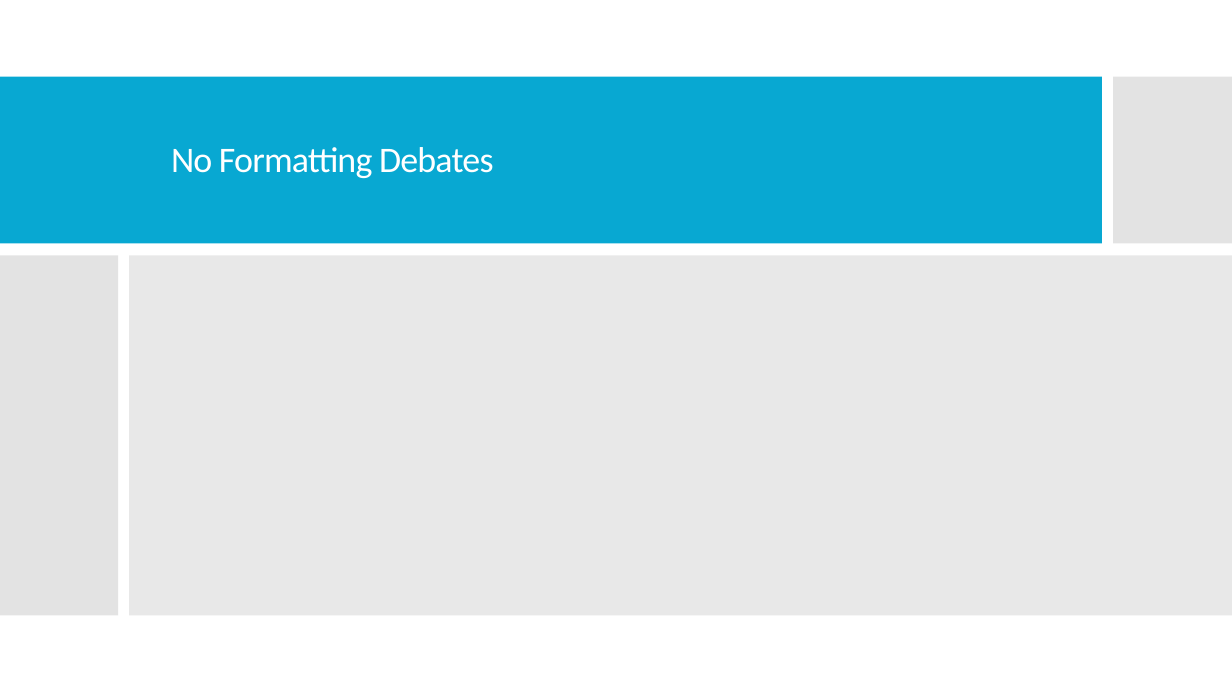
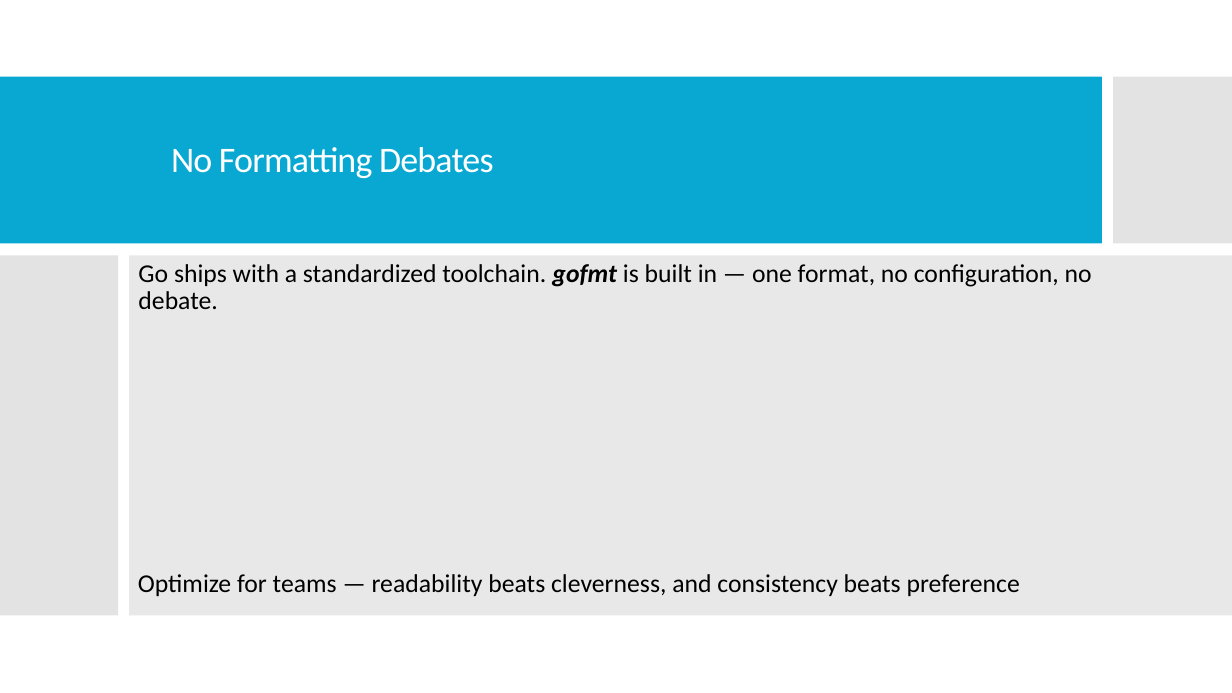
Before and after one commit to cmclaughlin24/asteroids, a slide deck: slide 9 of docs/Overview of Go Language.pptx. Drawn at 1232x693 pixels with LibreOffice and Linux fonts; fonts in the diff are those of the drawing. Boxes give left, top, right and bottom in pixels: in the first picture for what was removed or moved away, otherwise in the second. Text is boxed around its words. In the diff, an @@ line names an element or a change of style, - is before the commit and + after.

```diff
--- a/docs/Overview of Go Language.pptx
+++ b/docs/Overview of Go Language.pptx
@@ text added at <box>138,264,1092,309</box>, 20 pt, text #000000 @@
+Go ships with a standardized toolchain. gofmt is built in — one format, no configuration, no debate.
@@ text added at <box>138,574,1020,596</box>, 20 pt, text #000000 @@
+Optimize for teams — readability beats cleverness, and consistency beats preference
```
Also in this commit, not shown: 3 other slides changed.
